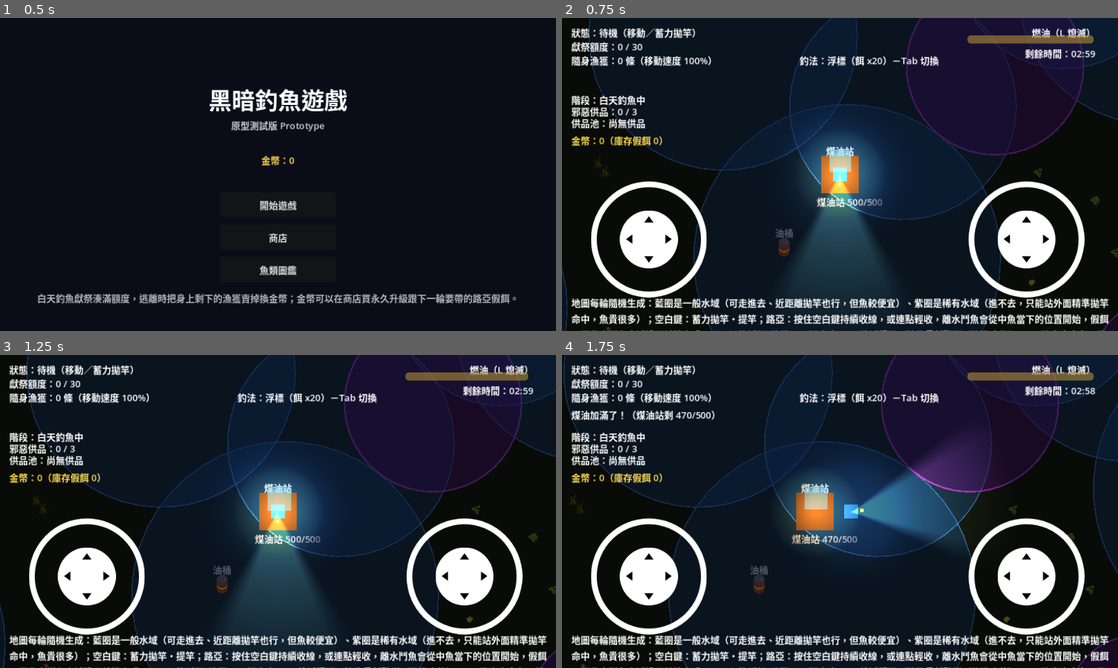
Above: before the commit, frames 1-4 (two rows, left to right).
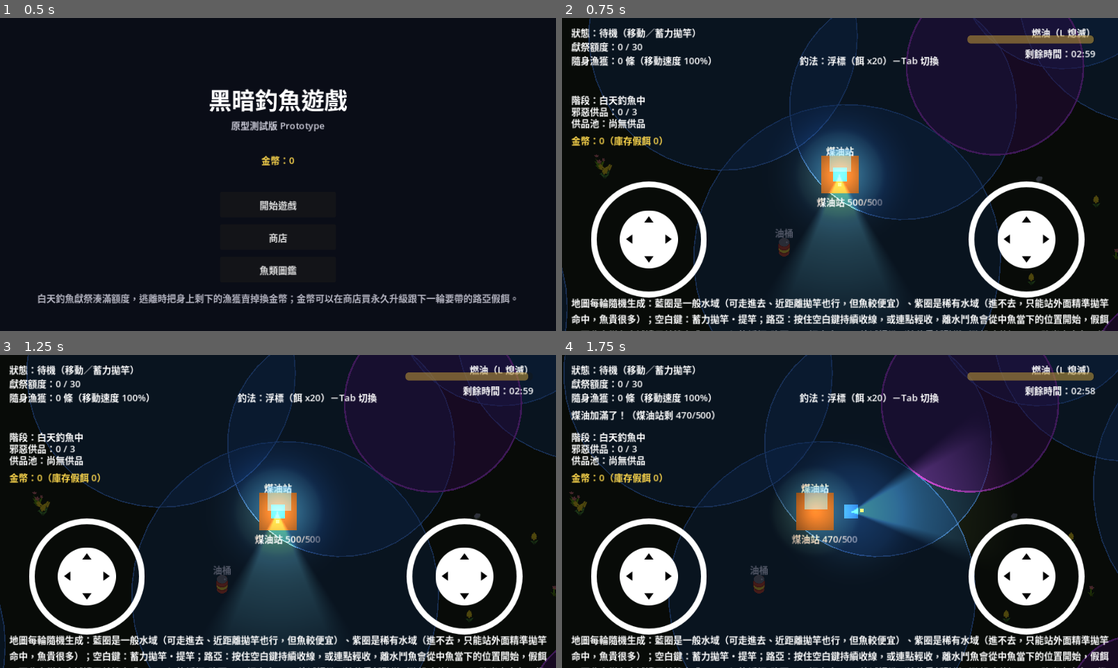
Above: after the commit, the same moments.

Repository: brian18964-bot/fishock
Game: Godot game, scene res://scenes/title_screen.tscn
Same seed, same stepped clock (60 frames per second), same inputs: the game is played once before the commit and once after it.
Inputs (mouse positions are in pixels of both pictures, inside the frame that each line leads up to):
- Up to frame 1 (0.5 s): no input
- Up to frame 2 (0.75 s): click "開始遊戲" at 0.5 s
- Up to frame 3 (1.25 s): no input
- Up to frame 4 (1.75 s): tap Enter at 1.25 s; move the mouse to (962, 495) at 1.27 s; hold Right (ui_right) from 1.28 s (still down); hold F from 1.28 s (still down); click (962, 495) at 1.42 s; tap Space at 1.52 s

Frame 1 is identical in both runs. In frame 2, 0.2% of the frame differs, in the area x 5-100%, y 43-100%; in frame 3, 0.2%; in frame 4, 0.2%.

Commit message:
Add grass, mushroom and pebble ground cover
Five more Quaternius Stylized Nature MegaKit (CC0) models through the
same 55deg pipeline: two more grasses (with --foliage-normals, same as
the first; without it 99/293 px faced away), two mushrooms and a round
pebble. Small models are scaled up to read at game size (mushroom x2,
pebble x2); the bracket fungus is scaled down to x0.75 so it clears the
bottom of the shared 64px canvas.

Ground cover gains mushroom and pebble kinds, and grass now has three
variants. Scatter count 60 -> 70 so each of the seven kinds still
appears roughly ten times per map.

Co-Authored-By: Claude Opus 5.5 <noreply@anthropic.com>
Claude-Session: https://claude.ai/code/session_01E8ouZNnFGnS8DUZSFp8fpg

Diff:
--- a/scripts/ground_cover.gd
+++ b/scripts/ground_cover.gd
@@ -15,13 +15,15 @@
 const FLOWER_OFFSET := Vector2(0, -17.21)
 
 ## Picked kind-first, then variant, so kinds with many models (five petal
-## cards) don't crowd out kinds with one (grass).
+## cards) don't crowd out kinds with one (pebble).
 const KINDS := {
 	"clover": ["clover_1", "clover_2"],
 	"flower_group": ["flower_group_1", "flower_group_2"],
 	"flower_single": ["flower_single_1", "flower_single_2"],
 	"flower_petal": ["flower_petal_1", "flower_petal_2", "flower_petal_3", "flower_petal_4", "flower_petal_5"],
-	"grass": ["grass_wispy"],
+	"grass": ["grass_wispy", "grass_wispy_2", "grass"],
+	"mushroom": ["mushroom", "mushroom_laetiporus"],
+	"pebble": ["pebble_round"],
 }
 
 const TEXTURES := {
@@ -37,6 +39,11 @@
 	"flower_petal_4": [preload("res://assets/sprites/ground_cover/flower_petal_4_55deg_albedo.png"), preload("res://assets/sprites/ground_cover/flower_petal_4_55deg_normal.png")],
 	"flower_petal_5": [preload("res://assets/sprites/ground_cover/flower_petal_5_55deg_albedo.png"), preload("res://assets/sprites/ground_cover/flower_petal_5_55deg_normal.png")],
 	"grass_wispy": [preload("res://assets/sprites/ground_cover/grass_wispy_55deg_albedo.png"), preload("res://assets/sprites/ground_cover/grass_wispy_55deg_normal.png")],
+	"grass_wispy_2": [preload("res://assets/sprites/ground_cover/grass_wispy_2_55deg_albedo.png"), preload("res://assets/sprites/ground_cover/grass_wispy_2_55deg_normal.png")],
+	"grass": [preload("res://assets/sprites/ground_cover/grass_55deg_albedo.png"), preload("res://assets/sprites/ground_cover/grass_55deg_normal.png")],
+	"mushroom": [preload("res://assets/sprites/ground_cover/mushroom_55deg_albedo.png"), preload("res://assets/sprites/ground_cover/mushroom_55deg_normal.png")],
+	"mushroom_laetiporus": [preload("res://assets/sprites/ground_cover/mushroom_laetiporus_55deg_albedo.png"), preload("res://assets/sprites/ground_cover/mushroom_laetiporus_55deg_normal.png")],
+	"pebble_round": [preload("res://assets/sprites/ground_cover/pebble_round_55deg_albedo.png"), preload("res://assets/sprites/ground_cover/pebble_round_55deg_normal.png")],
 }
 
 
--- a/scripts/map_generator.gd
+++ b/scripts/map_generator.gd
@@ -46,7 +46,7 @@
 const PROP_AVOID_SPAWN_RADIUS := 180.0
 
 const GROUND_COVER_SCENE := preload("res://scenes/ground_cover.tscn")
-const GROUND_COVER_COUNT := 60
+const GROUND_COVER_COUNT := 70
 
 var water_zones: Array = []
 
Binary file added: art_src/ground_cover/grass_wispy_2.glb
Binary file added: art_src/ground_cover/mushroom.glb
Binary file added: art_src/ground_cover/mushroom_laetiporus.glb
Binary file added: art_src/ground_cover/pebble_round.glb
Binary file added: assets/sprites/ground_cover/grass_55deg_albedo.png
Not shown, added: assets/sprites/ground_cover/grass_55deg_albedo.png.import
Binary file added: assets/sprites/ground_cover/grass_55deg_normal.png
Not shown, added: assets/sprites/ground_cover/grass_55deg_normal.png.import
Binary file added: assets/sprites/ground_cover/grass_wispy_2_55deg_albedo.png
Not shown, added: assets/sprites/ground_cover/grass_wispy_2_55deg_albedo.png.import
Binary file added: assets/sprites/ground_cover/grass_wispy_2_55deg_normal.png
Not shown, added: assets/sprites/ground_cover/grass_wispy_2_55deg_normal.png.import
(and 13 more such lines)
